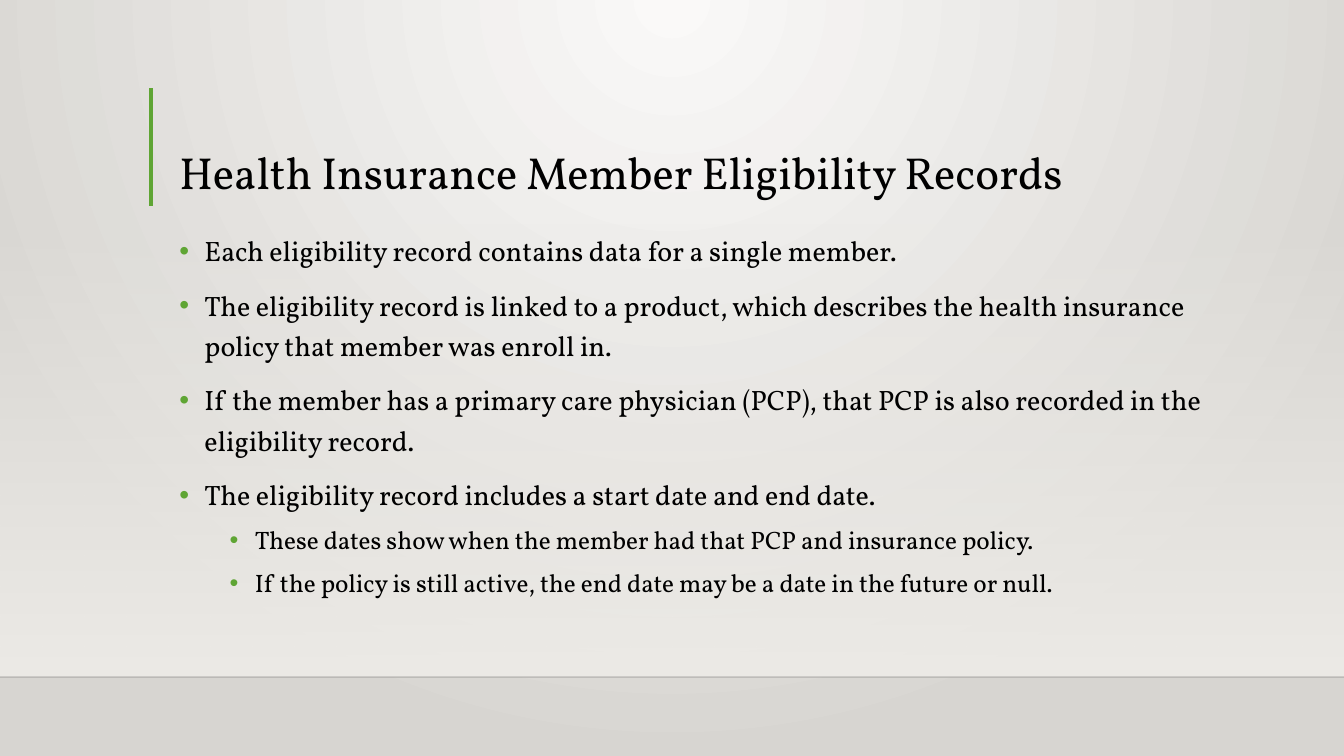
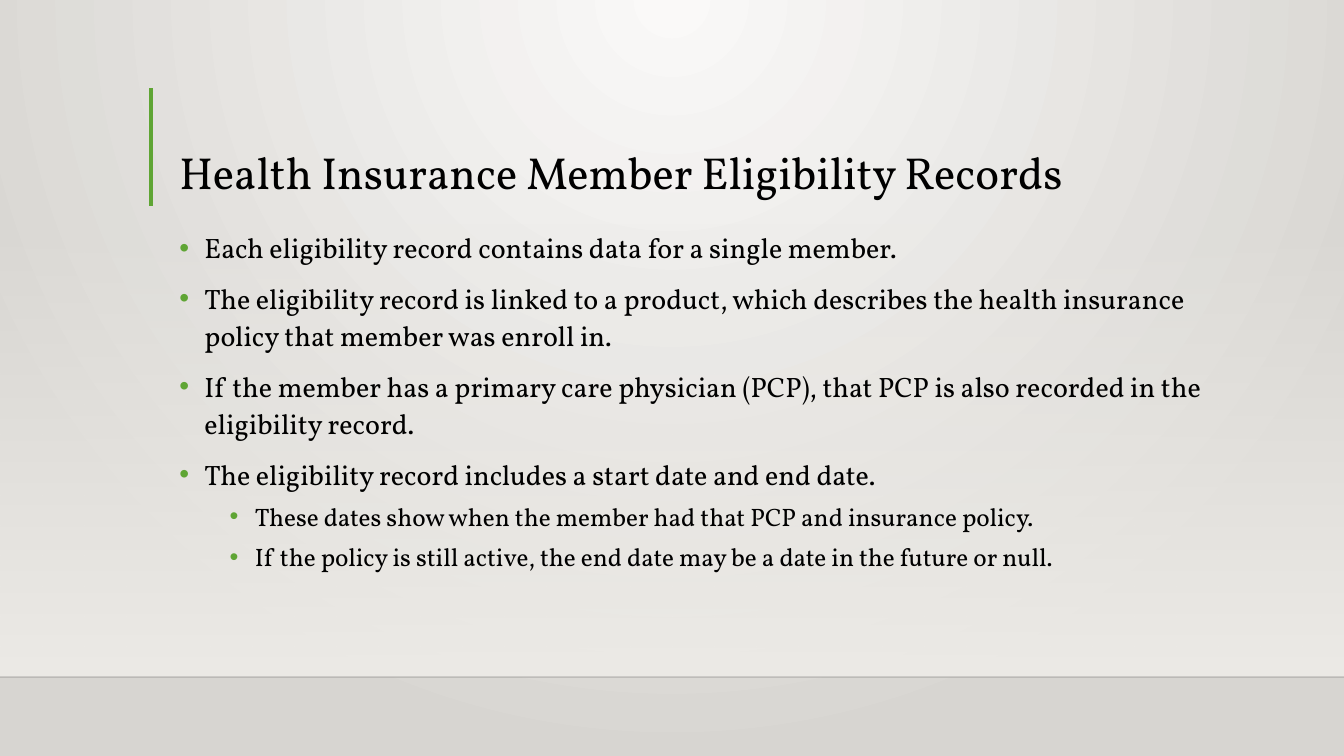
Before and after one commit to Intro-to-APCD/Intro-to-APCD.github.io, a slide deck: slide 2 of PowerPoints/Phase 2 - Overview/004 An Overview of Member Eligibility Data.pptx. Drawn at 1344x756 pixels with LibreOffice and Linux fonts; fonts in the diff are those of the drawing; background and template pictures are left out. Boxes give left, top, right and bottom in pixels: in the first picture for what was removed or moved away, otherwise in the second. Text is boxed around its words. In the diff, an @@ line names an element or a change of style, - is before the commit and + after.

```diff
--- a/PowerPoints/Phase 2 - Overview/004 An Overview of Member Eligibility Data.pptx
+++ b/PowerPoints/Phase 2 - Overview/004 An Overview of Member Eligibility Data.pptx
@@ text "Each eligibility record contains data ..." at box(204, 238, 1201, 573): line spacing 1.2 to 1.1 @@
```
Also in this commit, not shown: 3 other files.
